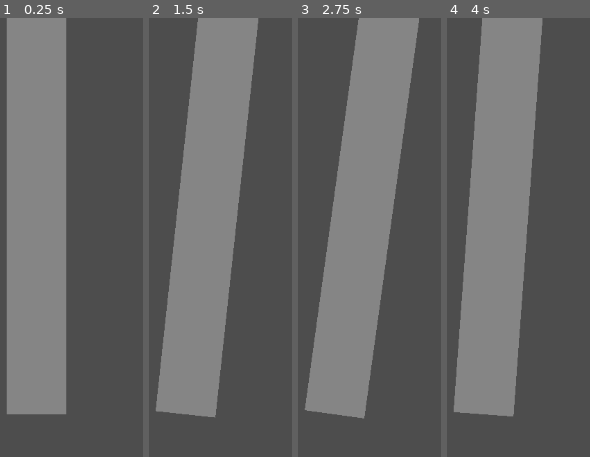
Above: before the commit, frames 1-4 (left to right).
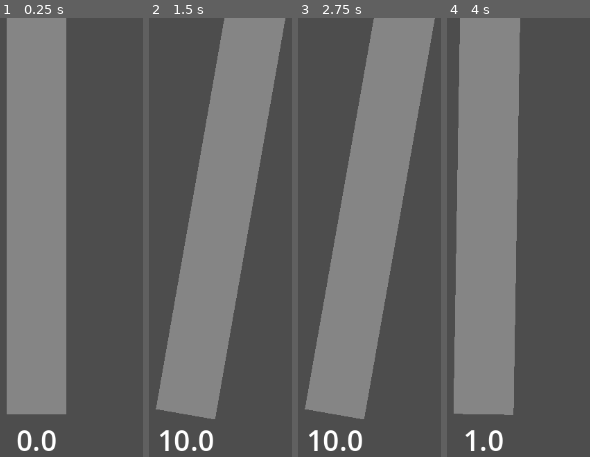
Above: after the commit, the same moments.

Repository: antoinenisoli/DomeSword_GWJ_2025
Game: Godot game, scene res://scenes/levels/sword_proto.tscn
The game is run twice, just before and just after one commit, with the same random seed, the same clock (stepped at 60 frames per second) and the same inputs. This scene is started directly instead of the project's main scene.
Inputs (mouse positions are in pixels of both pictures, inside the frame that each line leads up to):
- Up to frame 1 (0.25 s): no input
- Up to frame 2 (1.5 s): tap Enter at 0.5 s; move the mouse to (outside the picture) at 0.52 s; press the mouse at (outside the picture) at 0.53 s; hold Right (move_right) 0.53-1.28 s; move the mouse to (outside the picture) at 1.27 s; release the mouse at (outside the picture) at 1.28 s; hold Left (move_left) from 1.28 s (still down); click (outside the picture) at 1.35 s
- Up to frame 3 (2.75 s): move the mouse to (413, 145) at 2.02 s; release Left (move_left) at 2.03 s; press the mouse at (413, 145) at 2.03 s; hold Right (move_right) from 2.03 s (still down)
- Up to frame 4 (4 s): tap Space at 2.75 s; move the mouse to (outside the picture) at 2.77 s; release the mouse at (outside the picture) at 2.78 s; click (outside the picture) at 2.85 s; tap Enter at 3.5 s; move the mouse to (outside the picture) at 3.52 s; release Right (move_right) at 3.53 s; press the mouse at (outside the picture) at 3.53 s; hold Left (move_left) from 3.53 s (still down)

The runs differ from the first frame. In frame 1, 0.6% of the frame differs, in the area x 11-40%, y 93-99%; in frame 2, 18%, in the area x 4-96%, y 0-99%; in frame 3, 11%; in frame 4, 15%.

Commit message:
show rotation on label

Diff:
--- a/scenes/levels/sword_proto.tscn
+++ b/scenes/levels/sword_proto.tscn
@@ -12,16 +12,20 @@
 [sub_resource type="RectangleShape2D" id="RectangleShape2D_0ph48"]
 size = Vector2(9.227221, 26.149487)
 
+[sub_resource type="LabelSettings" id="LabelSettings_3cbej"]
+font_size = 41
+
 [node name="SwordProto" type="Node2D"]
 
 [node name="Camera2D" type="Camera2D" parent="."]
 position = Vector2(0, -248)
 
-[node name="sword" type="Area2D" parent="."]
+[node name="sword" type="Area2D" parent="." node_paths=PackedStringArray("txt")]
 script = ExtResource("1_3cbej")
 multiplier = 10
 max_value = 200
-speed = 1.0
+speed = 5.0
+txt = NodePath("../Label")
 
 [node name="Sprite2D" type="Sprite2D" parent="sword"]
 modulate = Color(1, 1, 1, 0.31764707)
@@ -37,5 +41,14 @@
 shape = SubResource("RectangleShape2D_0ph48")
 
 [node name="Timer" type="Timer" parent="sword"]
-wait_time = 1.5
 one_shot = true
+
+[node name="Label" type="Label" parent="."]
+offset_left = -55.0
+offset_top = -1.0
+offset_right = 56.0
+offset_bottom = 76.0
+text = "180"
+label_settings = SubResource("LabelSettings_3cbej")
+horizontal_alignment = 1
+vertical_alignment = 1
--- a/scripts/sword.gd
+++ b/scripts/sword.gd
@@ -4,6 +4,7 @@
 @export var max_value: int = 100
 @export var rot_limit: float = 70
 @export var speed: float = 70
+@export var txt: Label
 var force: int
 var target_force: int
 var released: bool
@@ -48,3 +49,4 @@
 func _process(delta: float):
     move_sword()
     slash(delta)
+    txt.text = str(roundf(rotation_degrees))
Not shown: 1 places in scenes/levels/sword_proto.tscn that only renumber resources
